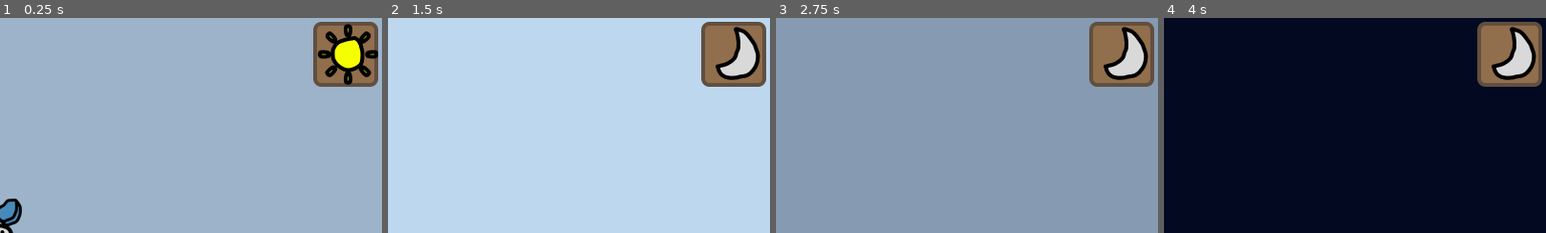
Above: before the commit, frames 1-4 (left to right).
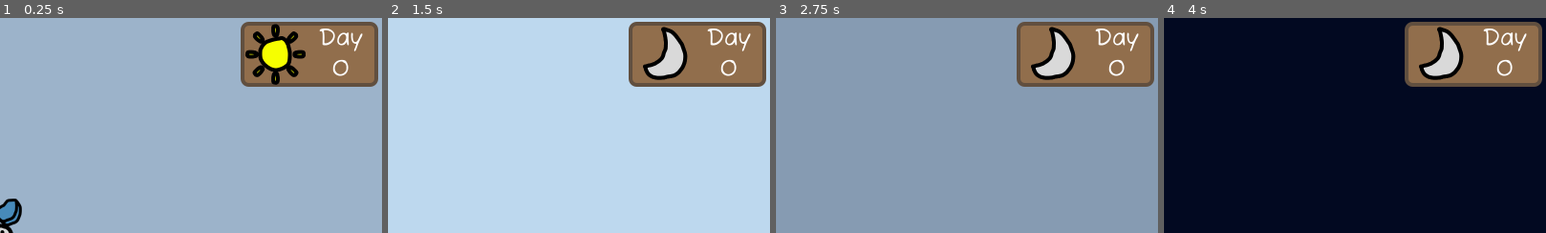
Above: after the commit, the same moments.

Repository: ToasterPanic/stranded
Game: Godot game, scene res://scenes/game.tscn
Two runs of this game, one before a commit and one after it. Both use one fixed random seed, a clock stepped at 60 frames per second and the inputs below.
Inputs (mouse positions are % of the whole screen's width and height, from its top left):
- Up to frame 1 (0.25 s): no input
- Up to frame 2 (1.5 s): tap Enter at 0.5 s; move the mouse to (72, 45) at 0.52 s; hold D (move_right) 0.53-1.28 s; tap E (interact) at 0.6 s; move the mouse to (30, 55) at 1.27 s; hold S (move_down) from 1.28 s (still down); click (30, 55) at 1.35 s
- Up to frame 3 (2.75 s): move the mouse to (60, 28) at 2.02 s; release S (move_down) at 2.03 s; hold D (move_right) from 2.03 s (still down); tap Alt at 2.1 s
- Up to frame 4 (4 s): move the mouse to (45, 70) at 2.77 s; release D (move_right) at 2.78 s; hold W (move_up) 2.78-3.53 s; tap Shift at 2.85 s; move the mouse to (80, 65) at 3.52 s; hold A (move_left) from 3.53 s (still down); tap E (interact) at 3.6 s
The pictures show only the part of the screen within x 50-100%, y 0-50%; the shares and areas given below are measured in that part.

The runs differ from the first frame. In frame 1, 8.4% of the frame differs, in the area x 63-99%, y 1-32%; in frame 2, 7.9%; in frame 3, 7.9%; in frame 4, 7.9%.

Commit message:
10hrs: prep for ending, rain test,lots of materials

Diff:
--- a/scenes/crafting_recipe_button.tscn
+++ b/scenes/crafting_recipe_button.tscn
@@ -10,4 +10,5 @@
 mouse_default_cursor_shape = 2
 text = "Test Recipe"
 icon = ExtResource("1_3yyji")
+autowrap_mode = 3
 expand_icon = true
--- a/scenes/game.tscn
+++ b/scenes/game.tscn
@@ -22,6 +22,9 @@
 [ext_resource type="PackedScene" uid="uid://cydbcpxrcgr5b" path="res://scenes/crafting_recipe_button.tscn" id="19_264po"]
 [ext_resource type="Texture2D" uid="uid://35wwfu7y5x5k" path="res://textures/items/axe.png" id="20_1kice"]
 [ext_resource type="Texture2D" uid="uid://cwvfdhlufnqm4" path="res://textures/directional_arrow.png" id="20_37s47"]
+[ext_resource type="Texture2D" uid="uid://cn6mvrnqlxn1l" path="res://textures/rain.png" id="23_pl11u"]
+[ext_resource type="Texture2D" uid="uid://bnoinxl3nqapd" path="res://textures/rain2.png" id="24_bhx41"]
+[ext_resource type="Texture2D" uid="uid://cjeb1xvdffrjl" path="res://textures/rain3.png" id="25_qnb83"]
 
 [sub_resource type="RectangleShape2D" id="RectangleShape2D_ssvqc"]
 size = Vector2(99999, 64)
@@ -59,6 +62,9 @@
 [sub_resource type="CircleShape2D" id="CircleShape2D_5newe"]
 radius = 56.0
 
+[sub_resource type="LabelSettings" id="LabelSettings_bt5mj"]
+font_size = 48
+
 [sub_resource type="LabelSettings" id="LabelSettings_5newe"]
 font_size = 24
 
@@ -71,6 +77,13 @@
 font_size = 20
 outline_size = 4
 outline_color = Color(0, 0, 0, 1)
+
+[sub_resource type="ParticleProcessMaterial" id="ParticleProcessMaterial_sww3w"]
+particle_flag_disable_z = true
+emission_shape_scale = Vector3(1500, 1, 1)
+emission_shape = 3
+emission_box_extents = Vector3(1, 1, 1)
+gravity = Vector3(0, 1500, 0)
 
 [node name="Game" type="Node2D"]
 script = ExtResource("1_p57ef")
@@ -312,7 +325,7 @@
 tint_under = Color(0, 0, 0, 1)
 
 [node name="Time" type="Panel" parent="CanvasLayer/Control"]
-custom_minimum_size = Vector2(72, 72)
+custom_minimum_size = Vector2(288, 72)
 layout_mode = 1
 anchors_preset = -1
 anchor_left = 1.0
@@ -346,6 +359,7 @@
 tint_under = Color(0, 0, 0, 1)
 
 [node name="Night" type="TextureProgressBar" parent="CanvasLayer/Control/Time/HFlowContainer"]
+visible = false
 custom_minimum_size = Vector2(80, 80)
 layout_mode = 2
 max_value = 450.0
@@ -355,6 +369,14 @@
 texture_progress = ExtResource("14_ir15t")
 tint_under = Color(0, 0, 0, 1)
 
+[node name="DayCounter" type="Label" parent="CanvasLayer/Control/Time/HFlowContainer"]
+custom_minimum_size = Vector2(140, 0)
+layout_mode = 2
+text = "Day
+20"
+label_settings = SubResource("LabelSettings_bt5mj")
+horizontal_alignment = 1
+
 [node name="Hotbar" type="Panel" parent="CanvasLayer/Control"]
 custom_minimum_size = Vector2(560, 72)
 layout_mode = 1
@@ -459,10 +481,9 @@
 grow_vertical = 2
 theme = ExtResource("8_gee14")
 tab_alignment = 1
-current_tab = 1
+current_tab = 0
 
 [node name="Crafting" type="HFlowContainer" parent="CanvasLayer/Control/Menu/TabContainer"]
-visible = false
 layout_mode = 2
 metadata/_tab_index = 0
 
@@ -543,6 +564,7 @@
 text = " CRAFT! "
 
 [node name="Next Up" type="HFlowContainer" parent="CanvasLayer/Control/Menu/TabContainer"]
+visible = false
 layout_mode = 2
 metadata/_tab_index = 1
 
@@ -615,4 +637,31 @@
 
 [node name="Area2D" type="Area2D" parent="."]
 
+[node name="Node2D" type="Node2D" parent="."]
+position = Vector2(0, -733)
+
+[node name="Particles" type="GPUParticles2D" parent="Node2D"]
+emitting = false
+amount = 48
+texture = ExtResource("23_pl11u")
+lifetime = 1.3
+visibility_rect = Rect2(-100, -100, 200, 99999)
+process_material = SubResource("ParticleProcessMaterial_sww3w")
+
+[node name="Particles2" type="GPUParticles2D" parent="Node2D"]
+emitting = false
+amount = 48
+texture = ExtResource("24_bhx41")
+lifetime = 1.3
+visibility_rect = Rect2(-100, -100, 200, 99999)
+process_material = SubResource("ParticleProcessMaterial_sww3w")
+
+[node name="Particles3" type="GPUParticles2D" parent="Node2D"]
+emitting = false
+amount = 48
+texture = ExtResource("25_qnb83")
+lifetime = 1.3
+visibility_rect = Rect2(-100, -100, 200, 99999)
+process_material = SubResource("ParticleProcessMaterial_sww3w")
+
 [connection signal="pressed" from="CanvasLayer/Control/Menu/TabContainer/Crafting/Panel/CraftButton" to="." method="_on_craft_button_pressed"]
--- a/scripts/game.gd
+++ b/scripts/game.gd
@@ -4,6 +4,7 @@
 
 var world_time = 0
 var world_state = "day"
+var day_counter = 0
 
 var lastSpawn = 0
 var next_fishing_loot_table = null
@@ -52,6 +53,8 @@
 		world_time += delta * (450 / 30)
 	else:
 		world_time += delta
+
+	hud.get_node("Time/HFlowContainer/DayCounter").text = "Day\n" + str(day_counter)
 
 	if world_time > 450:
 		world_time = 0
@@ -64,6 +67,18 @@
 			world_state = "day"
 			$Campfire/Light.visible = false
 			$Campfire/Fire.emitting = false
+
+			day_counter += 1
+
+			hud.get_node("Menu/TabContainer/Next Up/Hazards").text = ""
+
+			for n in Global.nights[day_counter].hazards:
+				hud.get_node("Menu/TabContainer/Next Up/Hazards").text += n + "\n"
+
+			hud.get_node("Menu/TabContainer/Next Up/Enemies").text = ""
+
+			for n in Global.nights[day_counter].enemies:
+				hud.get_node("Menu/TabContainer/Next Up/Enemies").text += n + "\n"
 
 	if world_state == "day":
 		$NightSky.modulate.a /= 1.1
@@ -81,7 +96,7 @@
 		lastSpawn += delta
 		if lastSpawn > 2.5:
 			lastSpawn = 0
-			var night = Global.nights[0]
+			var night = Global.nights[day_counter]
 
 			var spawn = night.enemies[randi_range(0, night.enemies.size() - 1)]
 			var enemy = Global.enemies[spawn].instantiate()
--- a/scripts/global.gd
+++ b/scripts/global.gd
@@ -19,11 +19,15 @@
 	},
 	"fish_bait": {
 		"name": "Fish Bait",
-		"description": "Attracts things that eat fishes.",
+		"description": "Attracts things that eat fishies.",
 	},
 	"wood_bait": {
 		"name": "Wood Bait",
-		"description": "Attracts gear. Somehow. Don't question it.",
+		"description": "Attracts materials. Somehow. Don't question it.",
+	},
+	"metal_bait": {
+		"name": "Metal Bait",
+		"description": "Attracts metal materials... what the hell is in this?",
 	},
 	"medkit": {
 		"name": "Medkit",
@@ -36,6 +40,30 @@
 	"wooden_spikes": {
 		"name": "Wooden Spikes",
 		"description": "A trap for unsuspecting intruders.\n\n[Left Click] to place.",
+	},
+	"shovel": {
+		"name": "Shovel",
+		"description": "Use it to get worms.",
+	},
+	"axe": {
+		"name": "Axe",
+		"description": "Although you don't have trees, this CAN be used to chop your enemies.",
+	},
+	"scrap_metal": {
+		"name": "Scrap Metal",
+		"description": "Some rusty metal. Used for crafting.",
+	},
+	"battery": {
+		"name": "Battery",
+		"description": "An old, rusty battery. No acid leaking out. Might be usable...",
+	},
+	"makeshift_laser_pointer": {
+		"name": "Makeshift Laser Pointer",
+		"description": "Shoot it at an airplane, and they might see you!",
+	},
+	"computer_chip": {
+		"name": "Computer Chip",
+		"description": "You can use this in electronics. If it even works.",
 	}
 }
 
@@ -48,6 +76,24 @@
 			}
 		]
 	},
+	"wood_bait": {
+		"amount": 2,
+		"ingredients": [
+			{
+				"id": "planks",
+				"amount": 1
+			}
+		]
+	},
+	"metal_bait": {
+		"amount": 2,
+		"ingredients": [
+			{
+				"id": "scrap_metal",
+				"amount": 1
+			}
+		]
+	},
 	"bug_net": {
 		"amount": 1,
 		"ingredients": [
@@ -61,6 +107,40 @@
 			},
 		]
 	},
+	"shovel": {
+		"amount": 1,
+		"ingredients": [
+			{
+				"id": "planks",
+				"amount": 1
+			},
+			{
+				"id": "scrap_metal",
+				"amount": 2
+			},
+			{
+				"id": "cloth",
+				"amount": 1
+			},
+		]
+	},
+	"axe": {
+		"amount": 1,
+		"ingredients": [
+			{
+				"id": "planks",
+				"amount": 1
+			},
+			{
+				"id": "scrap_metal",
+				"amount": 2
+			},
+			{
+				"id": "cloth",
+				"amount": 1
+			},
+		]
+	},
 	"wooden_spikes": {
 		"amount": 1,
 		"ingredients": [
@@ -70,11 +150,15 @@
 			}
 		]
 	},
-	"wood_bait": {
-		"amount": 2,
-		"ingredients": [
-			{
-				"id": "planks",
+	"makeshift_laser_pointer": {
+		"amount": 1,
+		"ingredients": [
+			{
+				"id": "scrap_metal",
+				"amount": 5
+			},
+			{
+				"id": "battery",
 				"amount": 1
 			}
 		]
@@ -157,6 +241,31 @@
 		},
 		{
 			"id": "cloth",
+			"amount": 2,
+			"chance": 3
+		},
+		{
+			"id": "scrap_metal",
+			"amount": 2,
+			"chance": 3
+		}
+	],
+	"metal_fishing": [
+		{
+			"id": "battery",
+			"amount": 1,
+			"chance": 2
+		},
+		{
+			"id": "computer_chip",
+			"chance": 2
+		},
+		{
+			"id": "scrap_metal",
+			"chance": 12
+		},
+		{
+			"id": "scrap_metal",
 			"amount": 2,
 			"chance": 3
 		}
--- a/scripts/player.gd
+++ b/scripts/player.gd
@@ -60,6 +60,8 @@
 
 	hunger -= delta / 3
 	thirst -= delta / 2.5
+	if hunger > 100: hunger = 100
+	if thirst > 100: thirst = 100
 
 	rotation_degrees /= 1.1
 	$Sprite.position.y /= 1.1
@@ -80,10 +82,22 @@
 			busy = false
 			$Item/ItemSprite/SwingHitbox.position.y = 9e10
 
-			if inventory[selected_item].id == "wood_bait":
+			if inventory[selected_item].id == "fish":
+				hunger += 25
+
+				add_item("fish", -1)
+			elif inventory[selected_item].id == "worm_bait":
+				world.next_fishing_loot_table = "fish_fishing"
+
+				add_item("worm_bait", -1)
+			elif inventory[selected_item].id == "wood_bait":
 				world.next_fishing_loot_table = "gear_fishing"
 
 				add_item("wood_bait", -1)
+			elif inventory[selected_item].id == "metal_bait":
+				world.next_fishing_loot_table = "metal_fishing"
+
+				add_item("metal_bait", -1)
 			elif inventory[selected_item].id == "wooden_spikes":
 				var wooden_spikes = wooden_spikes_scene.instantiate()
 
Not shown: 1 places in scenes/game.tscn that only renumber resources
Binary file added: textures/items/battery.png
Not shown, added: textures/items/battery.png.import
Binary file added: textures/items/computer_chip.png
Not shown, added: textures/items/computer_chip.png.import
Binary file added: textures/items/makeshift_laser_pointer.png
Not shown, added: textures/items/makeshift_laser_pointer.png.import
Binary file added: textures/items/metal_bait.png
Not shown, added: textures/items/metal_bait.png.import
Not shown, added: textures/items/purified_water.png.import
Binary file added: textures/items/scrap_metal.png
Not shown, added: textures/items/scrap_metal.png.import
(and 9 more such lines)
